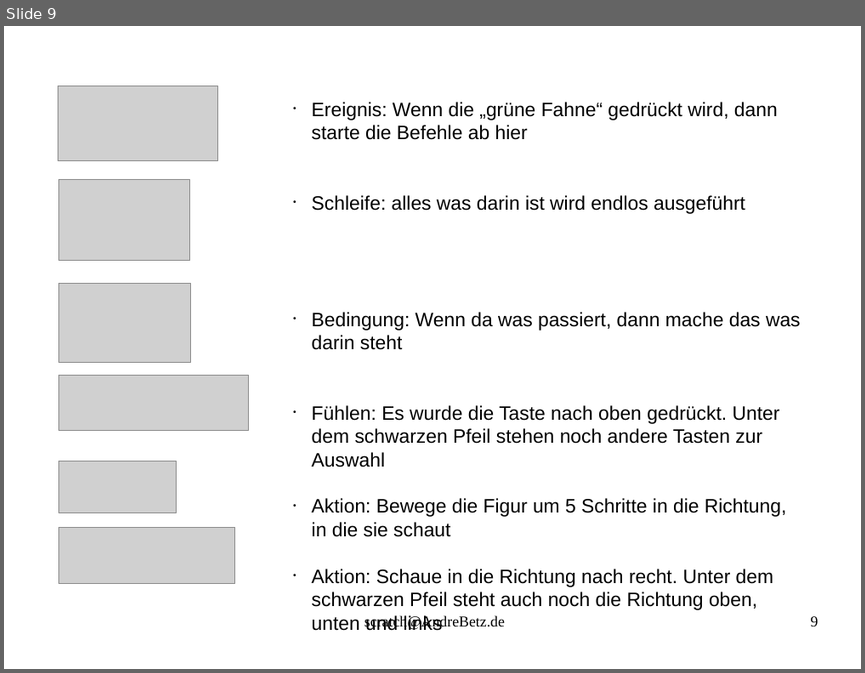
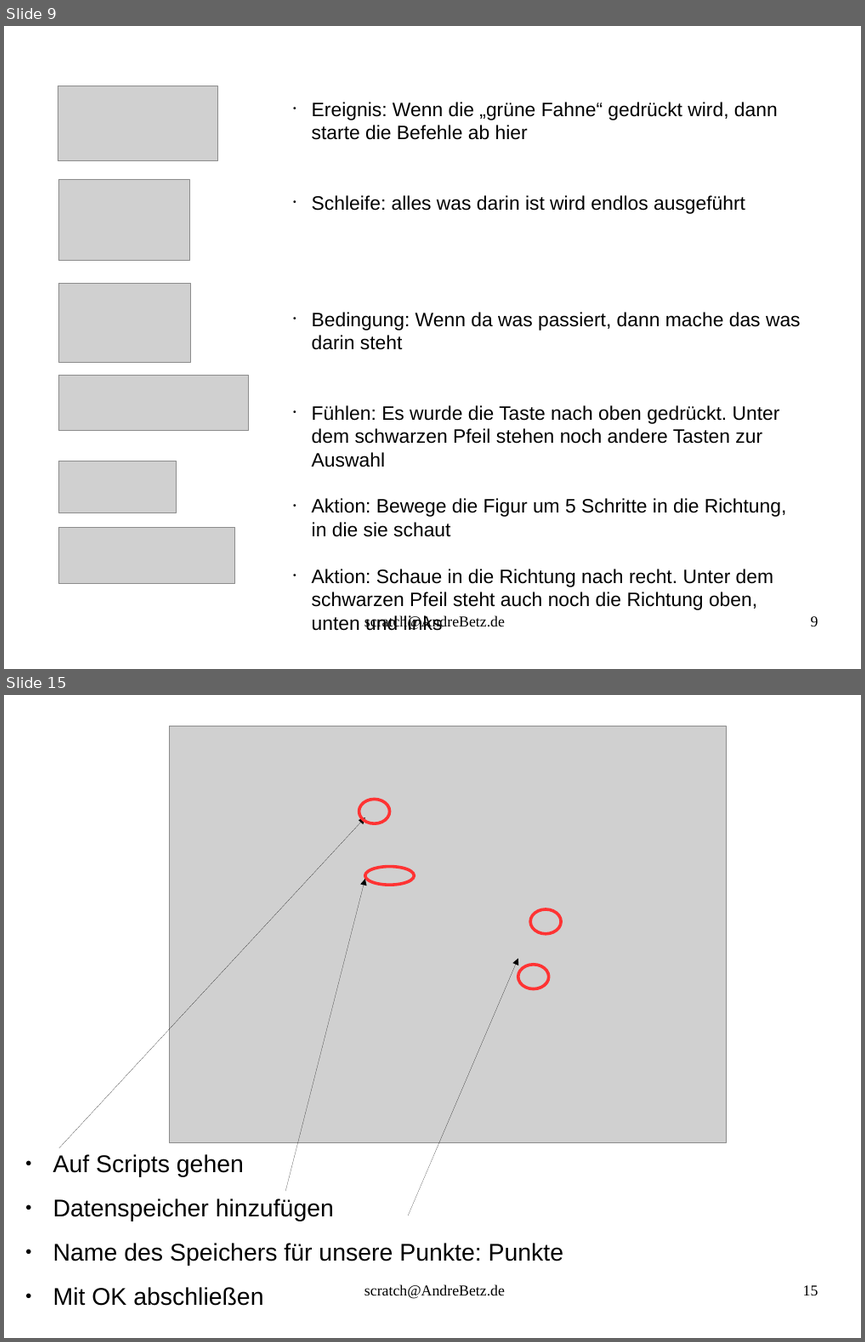
Before and after one commit to sky4walk/documents, a slide deck: ProgrammierkursScratchSpiel.odp. Shown one above the other, each under a label of ours: slide 9 before the commit, slides 9 and 15 after it; the slides between them are not shown. The pictures are 865x673 and 865x1342 pixels, drawn with LibreOffice and Linux fonts; fonts in the diff are those of the drawing; grey boxes stand for pictures. Boxes give left, top, right and bottom in pixels: in the first picture for what was removed or moved away, otherwise in the second. Text is boxed around its words. In the diff, an @@ line names an element or a change of style, - is before the commit and + after.

```diff
--- a/ProgrammierkursScratchSpiel.odp
+++ b/ProgrammierkursScratchSpiel.odp
@@ slide 15 added at (4, 695, 861, 1338), background #FFFFFF @@
@@ picture added at (170, 726, 727, 1143) @@
@@ arrow added from (59, 1148) to (365, 817), #000000 0 pt @@
@@ ellipse added at (359, 800, 390, 823), outline #FF3333 2.83 pt @@
@@ ellipse added at (365, 866, 415, 885), outline #FF3333 2.83 pt @@
@@ arrow added from (285, 1191) to (365, 879), #000000 0 pt @@
@@ ellipse added at (530, 909, 561, 934), outline #FF3333 2.83 pt @@
@@ arrow added from (409, 1215) to (518, 959), #000000 0 pt @@
@@ ellipse added at (518, 964, 548, 988), outline #FF3333 2.83 pt @@
@@ text added at (53, 1154, 564, 1305), 22.4 pt, text #000000 @@
+● Auf Scripts gehen
+● Datenspeicher hinzufügen
+● Name des Speichers für unsere Punkte: Punkte
+● Mit OK abschließen
@@ text added at (364, 1284, 505, 1299), 14 pt, text #000000 @@
+scratch@AndreBetz.de
@@ page number added at (803, 1285, 818, 1295), 14 pt, text #000000 @@
+15
```
Also in this commit, not shown: 8 other slides added, 1 other file.
